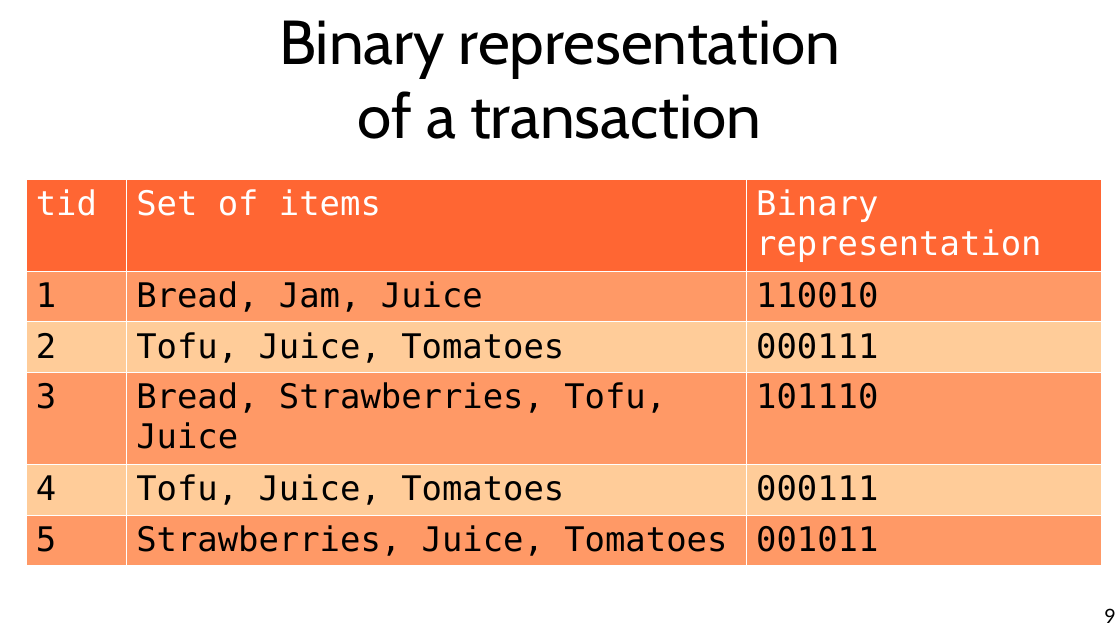
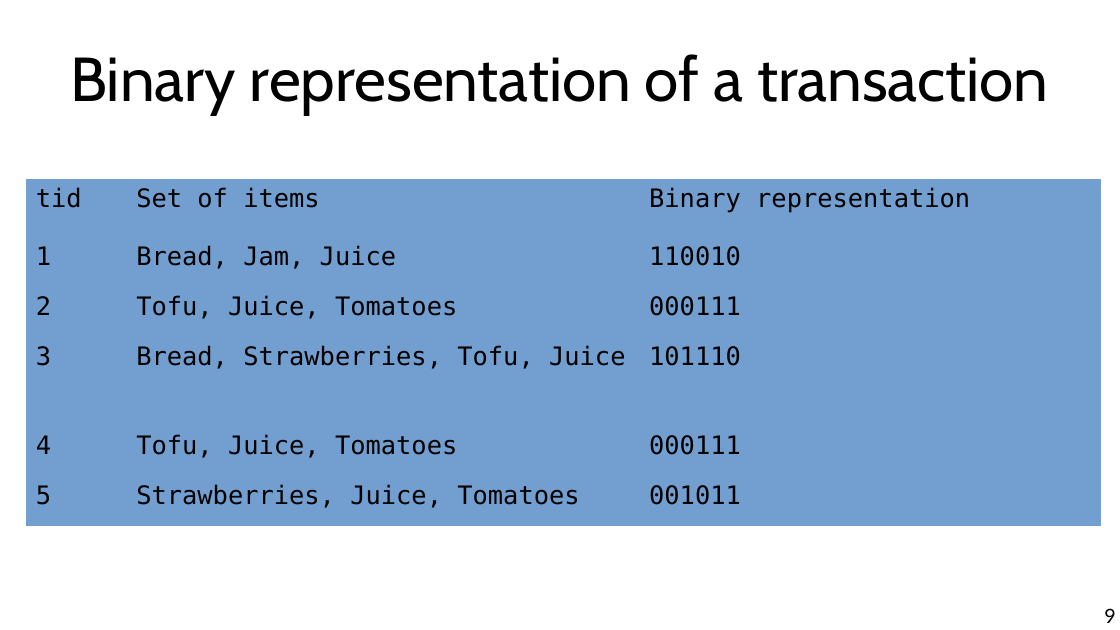
Before and after one commit to marco-calautti/data-mining-course, a slide deck: slide 9 of theory/odp/tt11_itemsets.odp. Drawn at 1120x630 pixels with LibreOffice and Linux fonts; fonts in the diff are those of the drawing. Boxes give left, top, right and bottom in pixels: in the first picture for what was removed or moved away, otherwise in the second. Text is boxed around its words. In the diff, an @@ line names an element or a change of style, - is before the commit and + after.

```diff
--- a/theory/odp/tt11_itemsets.odp
+++ b/theory/odp/tt11_itemsets.odp
@@ title "Binary representation of a transaction" rewrapped from box(279, 20, 840, 139) to box(70, 54, 1049, 115) @@
@@ table at box(25, 179, 1102, 525) @@
@@ fill #FF6633 to #729FCF in row 1 @@
@@ fill #FF9966 to #729FCF in 9 cells @@
@@ fill #FFCC99 to #729FCF in 6 cells @@
@@ size 24 to 18 pt @@
@@ text colour #FFFFFF to #000000 in "tid", "Set of items", "Binary representation" @@
@@ borders changed @@
```
Also in this commit, not shown: 17 other slides changed, 3 slides added, 2 other files.
